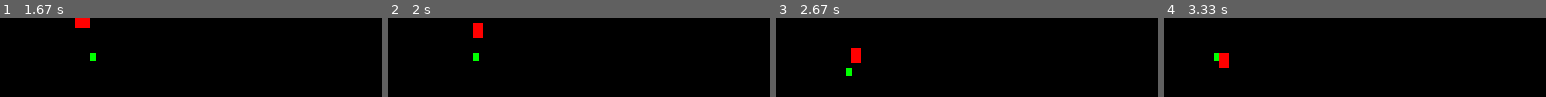
Above: before the commit, frames 1-4 (left to right).
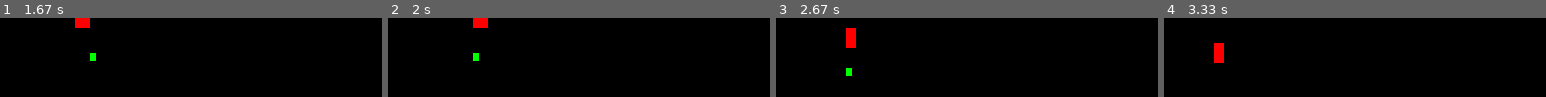
Above: after the commit, the same moments.

Repository: arto-pihlaja/pygame1
Game: pygame game, started from firstgame.py
Two runs of this game, one before a commit and one after it. Both use one fixed random seed, a clock stepped at 60 frames per second and the inputs below.
Inputs:
- Up to frame 1 (1.67 s): hold Right 0.33-0.8 s; hold Up 0.83-1.13 s; hold Right 1.17-1.63 s
- Up to frame 2 (2 s): hold Left from 1.67 s (still down)
- Up to frame 3 (2.67 s): release Left at 2.2 s; hold Down 2.23-2.53 s; hold Left from 2.57 s (still down)
- Up to frame 4 (3.33 s): release Left at 2.97 s; hold Up from 3 s (still down)

Frame 1 is identical in both runs. In frame 2, 0.7% of the frame differs, in the area x 22-27%, y 0-26%; in frame 3, 1.2%, in the area x 18-23%, y 12-57%; in frame 4, 0.8%.

Commit message:
Collision detection needs refactoring

Diff:
--- a/first game.py
+++ b/firstgame.py
@@ -1,26 +1,57 @@
 import pygame as pg
 
-class GameCharacter():
-    def __init__(self, startX, startY):
+class FgRectangle():
+    def __init__(self, startX, startY, width, height):
         self.x = startX
         self.y = startY
-
-    def move(self):
-        pass
-
-class FgRectangle():
+        self.width = width
+        self.height = height
+
+    def getTopLeft(self):
+        return (self.x, self.y)
+
+    def getTopRight(self):
+        return ((self.x + self.width), self.y)
+
+    def getBottomLeft(self):
+        return (self.x, (self.y + self.height))
+
+    def getBottomRight(self):
+        return ((self.x + self.width), (self.y + self.height))
+
+    def pointIsInside(self, point):
+        x, y = point
+        if x > self.x and x < (self.x + self.width)\
+            and y > self.y and y < (self.y + self.height):
+            return True
+        else:
+            return False
+
+    def overLapWithRectangle(self, rectangle2):
+        # check if top left, top right, bottom left or bottom right of rectangle 2 is inside me
+        if self.pointIsInside(rectangle2.getTopLeft())\
+            or self.pointIsInside(rectangle2.getTopRight())\
+            or self.pointIsInside(rectangle2.getBottomLeft())\
+            or self.pointIsInside(rectangle2.getBottomRight()):
+            return True
+        else:
+            return False
+
+class GameCharacter():
     def __init__(self, field, startX, startY, width, height):
+        self.field = field
+        # character placed at top left corner of bounding box
         self.x = startX
         self.y = startY
-        self.field = field
         self.width = width
         self.height = height
 
     def draw(self, colour):
-        pg.draw.rect(self.field.screen, colour, (self.x, self.y, self.width,self.height ))
-
-
-class FgHero(FgRectangle):
+        pg.draw.rect(self.field.screen, colour,\
+             (self.x, self.y, self.width,self.height ))
+
+
+class FgHero(GameCharacter):
     def __init__(self, field, startX, startY, width, height):
         super().__init__(field, startX, startY, width, height)
         self.step = 5
@@ -35,6 +66,7 @@
             self.step += 3
         else:
             self.step = 5
+
         if keys[pg.K_LEFT]:
             self.x -= self.step
         if keys[pg.K_RIGHT]:
@@ -53,7 +85,7 @@
             self.y = 0
         self.prevKey = keys
 
-class Snake(FgRectangle):
+class Snake(GameCharacter):
     def __init__(self, field, startX, startY, width, height):
         super().__init__(field, startX, startY, width, height)
         self.length = 3
@@ -61,7 +93,7 @@
 
     def move(self, hero):
         self.body.insert(0, (self.x, self.y))
-        if abs(self.x - hero.x) > 5:
+        if abs(self.x - hero.x) > 1:
             if self.x < hero.x:
                 self.x += 5
             if self.x > hero.x:
@@ -75,8 +107,8 @@
         while len(self.body) >= self.length:
             self.body.pop()
 
-    def grow():
-        self.length += 3
+    def grow(self):
+        self.length += 2
 
     def draw(self, colour):
         for p in reversed(self.body):
@@ -97,18 +129,11 @@
         pg.draw.rect(self.screen, colour, (character.x, character.y, character.width, character.height ))
 
     def clearCharacters(self, hero, villain):
-        hero.draw(self.BLACK)
-        villain.draw(self.BLACK)
-        # self.drawCharacter(villain, self.BLACK)
-        # self.drawCharacter(hero, self.BLACK)
+        self.screen.fill((0,0,0))
 
     def redrawCharacters(self, hero, villain):
         hero.draw(self.GREEN)
         villain.draw(self.RED)
-
-        # self.screen.fill((0,0,0))
-        # self.drawCharacter(hero, self.GREEN)
-        # self.drawCharacter(villain, self.RED)
 
 
 class FirstGame():
@@ -118,12 +143,17 @@
         self.clock = pg.time.Clock()
         self.hero = FgHero(self.field, 50, 50, 6, 8)
         self.villain = Snake(self.field, 0, 0, 10, 10)
+        self.frame = 0
 
     def moveCharacters(self):
         self.field.clearCharacters(self.hero, self.villain)
         self.hero.move()
         self.villain.move(self.hero)
         self.field.redrawCharacters(self.hero, self.villain)
+        self.frame +=1
+        if self.frame % 20 == 0:
+            self.villain.grow()
+
 
     def noCollision(self):
         noCol = True
@@ -145,7 +175,7 @@
         while not(validResponse):
             for event in pg.event.get():
                 if event.type == pg.QUIT:
-                    pygame.quit()
+                    pg.quit()
                 if event.type == pg.KEYDOWN:
                     if event.key == pg.K_n:
                         return False
--- /dev/null
+++ b/test_first_game.py
@@ -0,0 +1,59 @@
+import unittest
+import firstgame as fg
+
+class MockFgField():
+    BLACK = (0,0,0)
+    RED = (255,0,0)
+    GREEN = (0,255,0)
+
+    def __init__(self):
+        self.width = 400
+        self.height = 500
+        self.screen = []
+
+class TestCollisionDetection(unittest.TestCase):
+    def setUp(self):
+        self.rect1 = fg.FgRectangle(100, 100, 10, 10)
+        self.rect2 = fg.FgRectangle(0, 0, 5, 5)
+
+    def test_topleft(self):
+        self.assertEqual(self.rect2.getTopLeft(), (0,0))
+
+    def test_topright(self):
+        self.assertEqual(self.rect2.getTopRight(), (5,0))
+
+    def test_bottomleft(self):
+        self.assertEqual(self.rect2.getBottomLeft(), (0,5))
+
+    def test_bottomright(self):
+        self.assertEqual(self.rect2.getBottomRight(), (5,5))
+
+    def test_topleft_inside(self):
+        self.assertTrue(self.rect1.pointIsInside((105, 105)))
+
+    def test_topleft_overlaps(self):
+        self.rect2.x = 109
+        self.rect2.y = 109
+        self.assertTrue(self.rect2.overLapWithRectangle(self.rect1))
+
+    def test_topright_overlaps(self):
+        self.rect2.x = 96
+        self.rect2.y = 109
+        self.assertTrue(self.rect2.overLapWithRectangle(self.rect1))
+
+    def test_bottomleft_overlaps(self):
+        self.rect2.x = 109
+        self.rect2.y = 96
+        self.assertTrue(self.rect2.overLapWithRectangle(self.rect1))
+
+    def test_bottomright_overlaps(self):
+        self.rect2.x = 96
+        self.rect2.y = 96
+        self.assertTrue(self.rect2.overLapWithRectangle(self.rect1))
+
+    def rectangle_inside_rectangle(self):
+        # We need not test this. In this game, the rectangles will overlap partly
+        # before they overlap completely
+        pass
+if __name__ == "__main__":
+    unittest.main()
Not shown, changed: .gitignore
